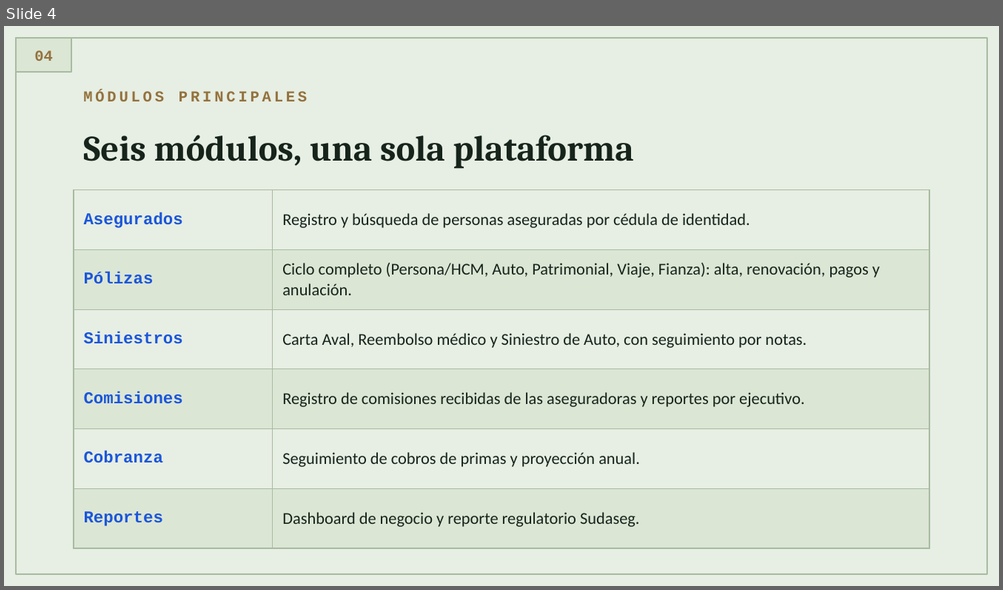
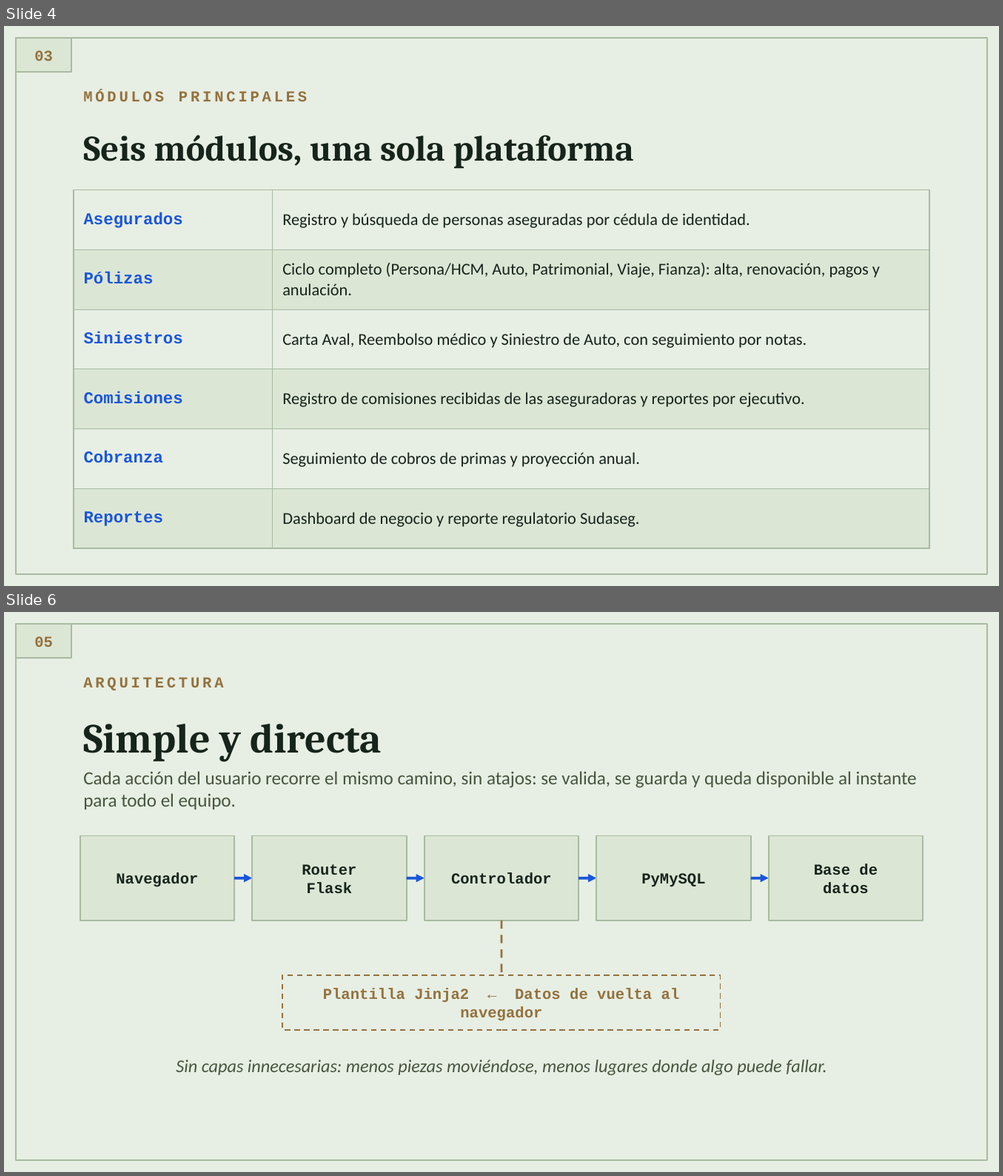
Before and after one commit to DanveDC/broker-suite, a slide deck: docs/BrokerCore-Presentacion.pptx. Shown one above the other, each under a label of ours: slide 4 before the commit, slides 4 and 6 after it; the slides between them are not shown. The pictures are 1003x590 and 1003x1176 pixels, drawn with LibreOffice and Linux fonts; fonts in the diff are those of the drawing. Boxes give left, top, right and bottom in pixels: in the first picture for what was removed or moved away, otherwise in the second. Text is boxed around its words. In the diff, an @@ line names an element or a change of style, - is before the commit and + after.

Commit message:
docs: update presentation to product-pitch framing
Regenerate BrokerCore-Presentacion.pptx to match the reworked HTML
deck: drop the changelog-style comisiones slide and the deployment
location slide, add a practical "qué registra" slide, replace the
route-count stat with a more relevant integrations count.

```diff
--- a/docs/BrokerCore-Presentacion.pptx
+++ b/docs/BrokerCore-Presentacion.pptx
@@ slide 6 added at [4,612,999,1172], background #E7EEE3 @@
@@ rectangle added at [16,624,987,1160], outline #A8BBA1 1 pt @@
@@ rectangle added at [16,624,71,658], fill #DCE6D5, outline #A8BBA1 1 pt @@
@@ text added at [34,636,53,647], 11 pt, text #93713D, bold @@
+05
@@ text added at [83,677,223,690], 11 pt, text #93713D, bold @@
+ARQUITECTURA
@@ text added at [83,724,381,762], 30 pt, text #16241B, bold @@
+Simple y directa
@@ text added at [83,771,916,810], 13.5 pt, text #47563F @@
+Cada acción del usuario recorre el mismo camino, sin atajos: se valida, se guarda y queda disponible al instante para todo el equipo.
@@ rectangle added at [80,835,235,921], fill #DCE6D5, outline #A8BBA1 1 pt @@
@@ rectangle added at [253,835,407,921], fill #DCE6D5, outline #A8BBA1 1 pt @@
@@ rectangle added at [424,835,578,921], fill #DCE6D5, outline #A8BBA1 1 pt @@
@@ rectangle added at [597,835,751,921], fill #DCE6D5, outline #A8BBA1 1 pt @@
@@ rectangle added at [768,835,922,921], fill #DCE6D5, outline #A8BBA1 1 pt @@
@@ text added at [116,873,198,887], 11 pt, text #16241B, bold @@
+Navegador
@@ arrow added from (233, 878) to (253, 878), #1A56DB 2 pt @@
@@ text added at [301,864,356,893], 11 pt, text #16241B, bold @@
+Router
+Flask
@@ arrow added from (406, 878) to (424, 878), #1A56DB 2 pt @@
@@ text added at [451,873,552,884], 11 pt, text #16241B, bold @@
+Controlador
@@ arrow added from (579, 878) to (597, 878), #1A56DB 2 pt @@
@@ text added at [641,873,705,887], 11 pt, text #16241B, bold @@
+PyMySQL
@@ arrow added from (750, 878) to (768, 878), #1A56DB 2 pt @@
@@ text added at [814,864,877,893], 11 pt, text #16241B, bold @@
+Base de
+datos
@@ line added from (501, 921) to (501, 975), #93713D 1.5 pt dashed @@
@@ rectangle added at [282,975,720,1029], fill #E7EEE3, outline #93713D 1 pt dashed @@
@@ text added at [323,989,680,1021], 11 pt, text #93713D, bold @@
+Plantilla Jinja2 ← Datos de vuelta al navegador
@@ line added from (501, 975) to (501, 975), #93713D 1.5 pt dashed @@
@@ text added at [176,1060,826,1075], 13 pt, text #47563F, italic @@
+Sin capas innecesarias: menos piezas moviéndose, menos lugares donde algo puede fallar.
@@ slide 4 changed as well @@
@@ text at [34,50,53,61]: text changed @@
-04
+03
```
Also in this commit, not shown: 6 other slides changed, 1 other slide added, 3 slides removed.
